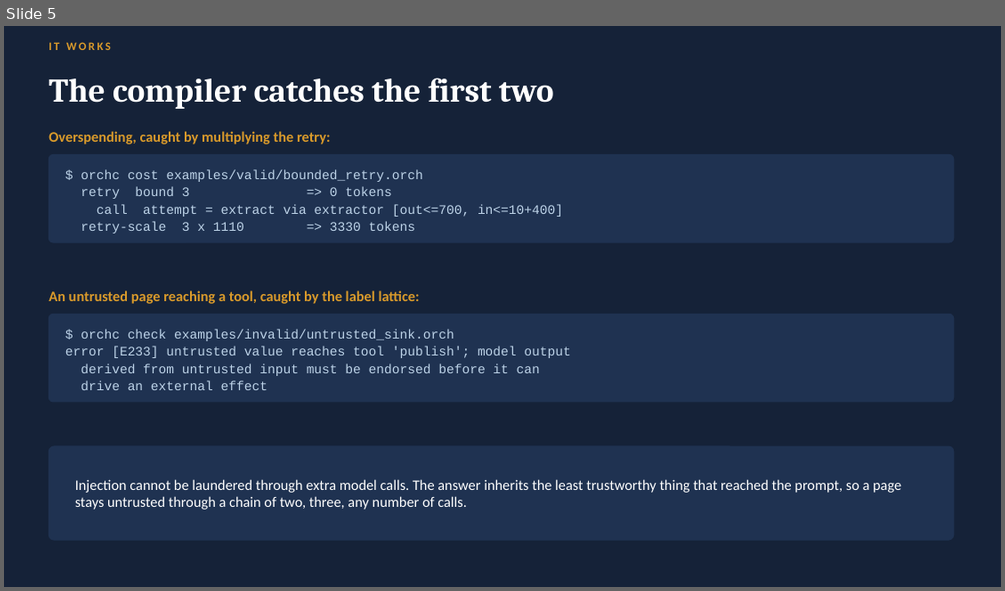
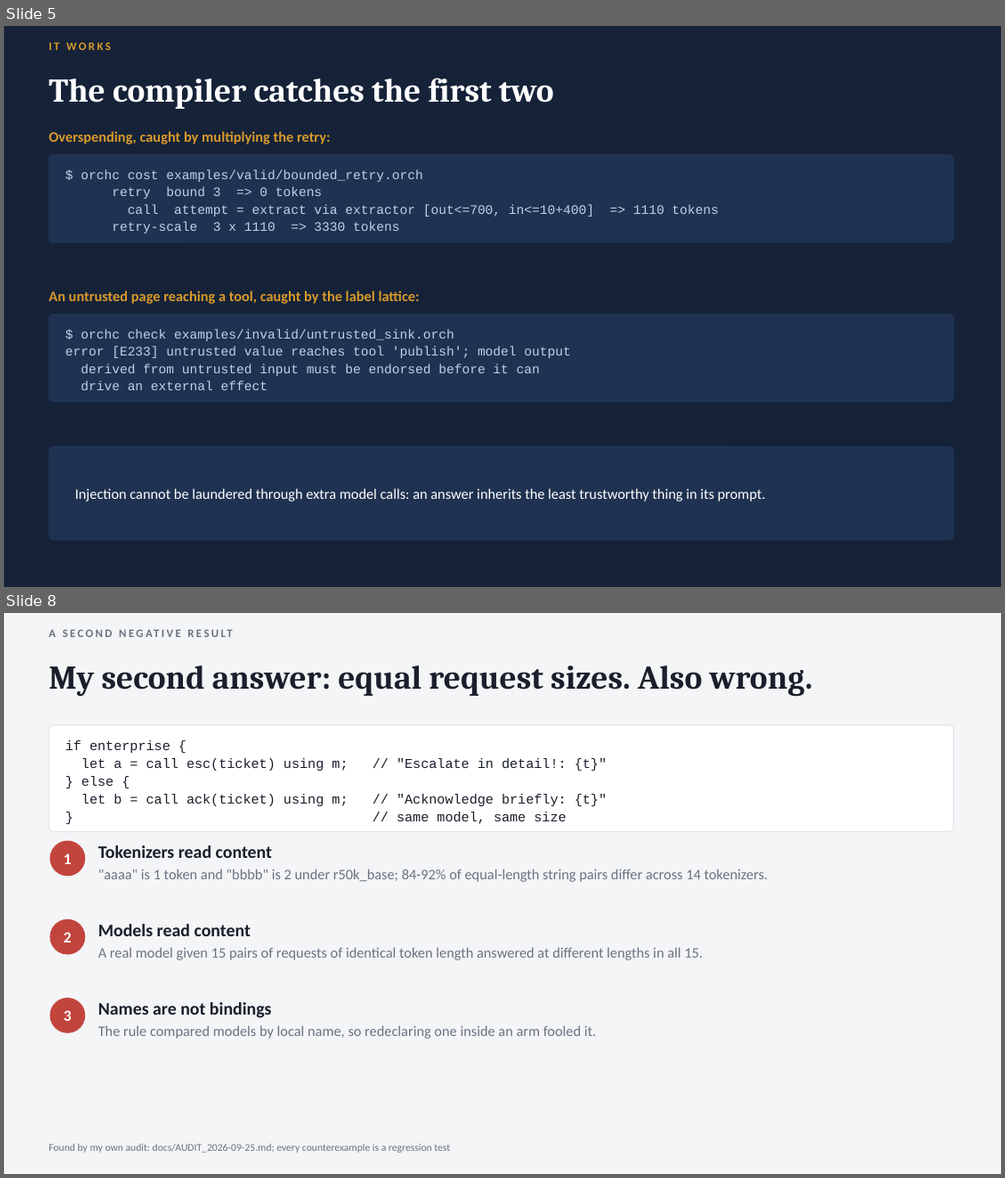
Before and after one commit to guyoverclocked/orchlang-compiler-design-project, a slide deck: submission/phase2/OrchLang_Phase2_Presentation_Nambi_Rajan_M.pptx. Shown one above the other, each under a label of ours: slide 5 before the commit, slides 5 and 8 after it; the slides between them are not shown. The pictures are 1005x591 and 1005x1178 pixels, drawn with LibreOffice and Linux fonts; fonts in the diff are those of the drawing. Boxes give left, top, right and bottom in pixels: in the first picture for what was removed or moved away, otherwise in the second. Text is boxed around its words. In the diff, an @@ line names an element or a change of style, - is before the commit and + after.

```diff
--- a/submission/phase2/OrchLang_Phase2_Presentation_Nambi_Rajan_M.pptx
+++ b/submission/phase2/OrchLang_Phase2_Presentation_Nambi_Rajan_M.pptx
@@ slide 8 added at [4,613,1001,1174], background #F4F5F7 @@
@@ text added at [48,629,56,637], 11 pt, text #6B7280, bold @@
+A SECOND NEGATIVE RESULT
@@ text added at [48,666,813,696], 32 pt, text #1A1F2B, bold @@
+My second answer: equal request sizes. Also wrong.
@@ rounded rectangle added at [48,725,954,831], fill #FFFFFF, outline #E2E5EA 1 pt @@
@@ text added at [65,740,607,824], 13 pt, text #1A1F2B @@
+if enterprise {
+let a = call esc(ticket) using m; // "Escalate in detail!: {t}"
+} else {
+let b = call ack(ticket) using m; // "Acknowledge briefly: {t}"
+} // same model, same size
@@ ellipse added at [50,841,85,876], fill #C2453D, outline #C2453D 1 pt @@
@@ text added at [98,845,272,858], 17 pt, text #1A1F2B, bold @@
+Tokenizers read content
@@ text added at [64,853,72,864], 15 pt, text #FFFFFF, bold @@
+1
@@ text added at [98,868,769,882], 14 pt, text #6B7280 @@
+"aaaa" is 1 token and "bbbb" is 2 under r50k_base; 84-92% of equal-length string pairs differ across 14 tokenizers.
@@ ellipse added at [50,919,85,954], fill #C2453D, outline #C2453D 1 pt @@
@@ text added at [64,932,72,942], 15 pt, text #FFFFFF, bold @@
+2
@@ text added at [98,924,251,936], 17 pt, text #1A1F2B, bold @@
+Models read content
@@ text added at [98,947,703,960], 14 pt, text #6B7280 @@
+A real model given 15 pairs of requests of identical token length answered at different lengths in all 15.
@@ ellipse added at [50,998,85,1032], fill #C2453D, outline #C2453D 1 pt @@
@@ text added at [64,1010,72,1021], 15 pt, text #FFFFFF, bold @@
+3
@@ text added at [98,1002,272,1018], 17 pt, text #1A1F2B, bold @@
+Names are not bindings
@@ text added at [98,1025,596,1038], 14 pt, text #6B7280 @@
+The rule compared models by local name, so redeclaring one inside an arm fooled it.
@@ text added at [48,1143,450,1152], 10 pt, text #6B7280 @@
+Found by my own audit: docs/AUDIT_2026-09-25.md; every counterexample is a regression test
@@ slide 5 changed as well @@
@@ text at [128,204,594,216]: text changed @@
-call attempt = extract via extractor [out<=700, in<=10+400]
+call attempt = extract via extractor [out<=700, in<=10+400] => 1110 tokens
@@ text at [75,488,766,501]: text changed @@
-Injection cannot be laundered through extra model calls. The answer inherits the least trustworthy thing that reached the prompt, so a page stays untrusted through a chain of two, three, any number of calls.
+Injection cannot be laundered through extra model calls: an answer inherits the least trustworthy thing in its prompt.
```
Also in this commit, not shown: 9 other slides changed, 9 other slides added, 8 slides removed, 28 other files.
